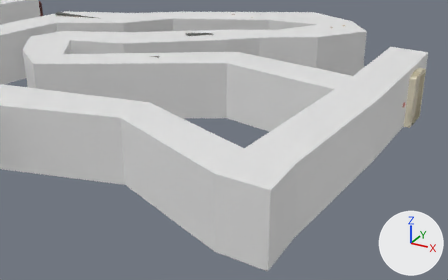
One commit to the FBX model Assets/Environments/Hallway.fbx: the scene before it, then after it.
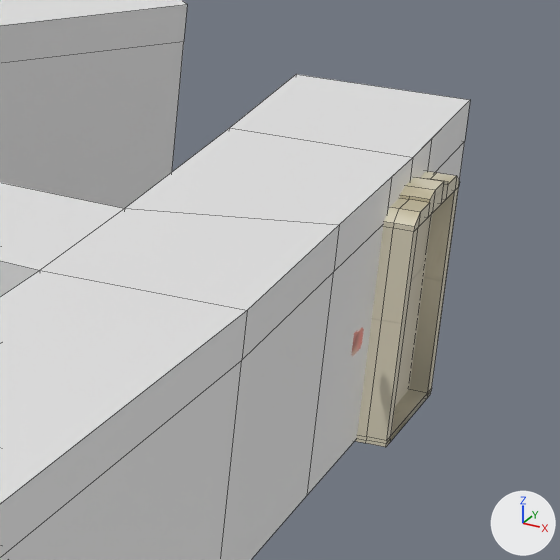
Old and new are each drawn from a 50 mm lens placed at (-2.67, 5.54, 13.84), pointed at (-18.78, 34.82, -0.8) and again close up on the part from 73% to 100% of the width and 11% to 54% of the height. The axes (+X, +Y, +Z) are drawn at lower right. The lights are the same throughout. The close-ups show mesh edges as thin lines. Where no turn or scale is listed for an object, it has been applied to the vertices.

Names of what the first close-up shows: 'Ceiling', 'Door 508', 'Doorframe Bloody', 'Wall'.
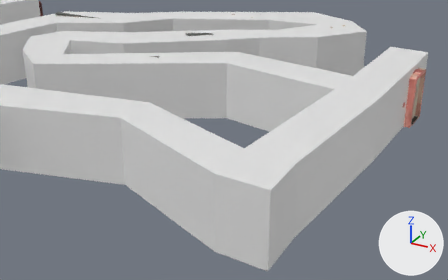
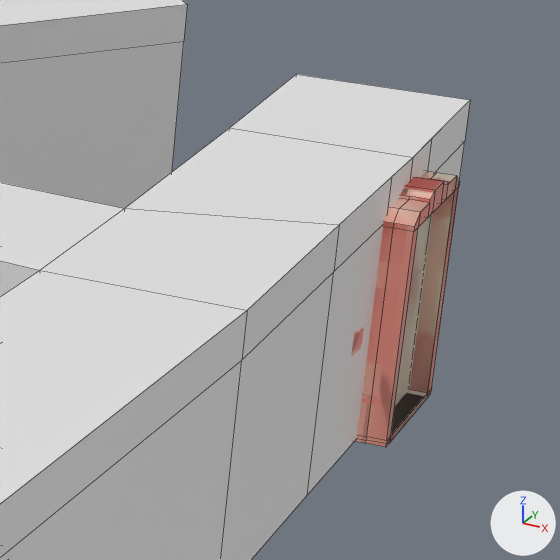
Diff of the bpy script that builds the scene:
```diff
--- a/Assets/Environments/Hallway.fbx.py
+++ b/Assets/Environments/Hallway.fbx.py
@@ mat_doorbloodied @@
 mat_doorbloodied = principled_material('DoorBloodied')
-mat_doorbloodied.texture = img_doorframe_png
+mat_doorbloodied.texture = img_doorbloodied_png
```

Boxes [x1, y1, x2, y2] around the edits, measured in the close-ups (560 x 560 px):
'Doorframe Bloody', surface changed (grey to brown)
    both: [355, 171, 459, 447]
